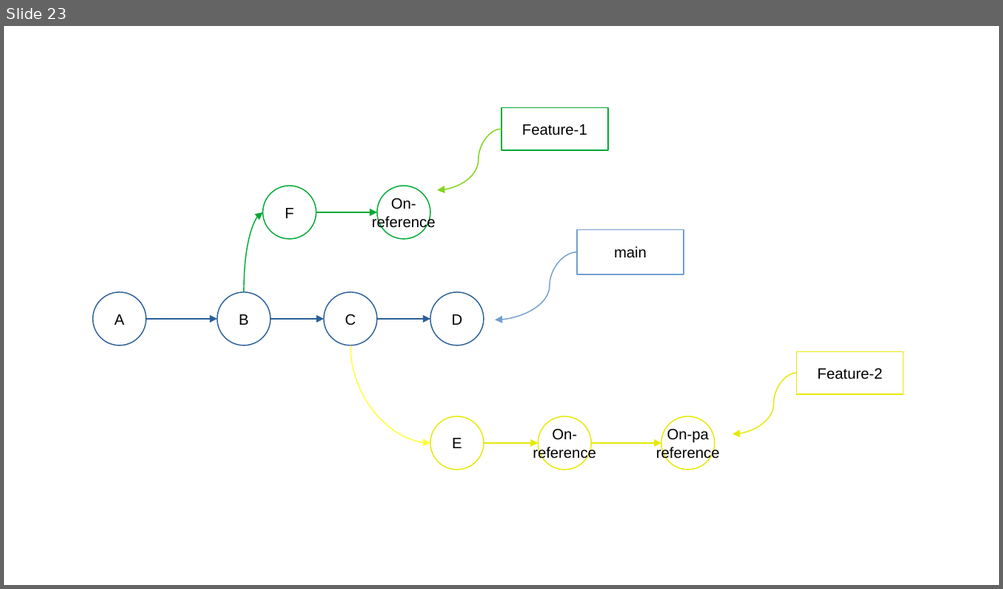
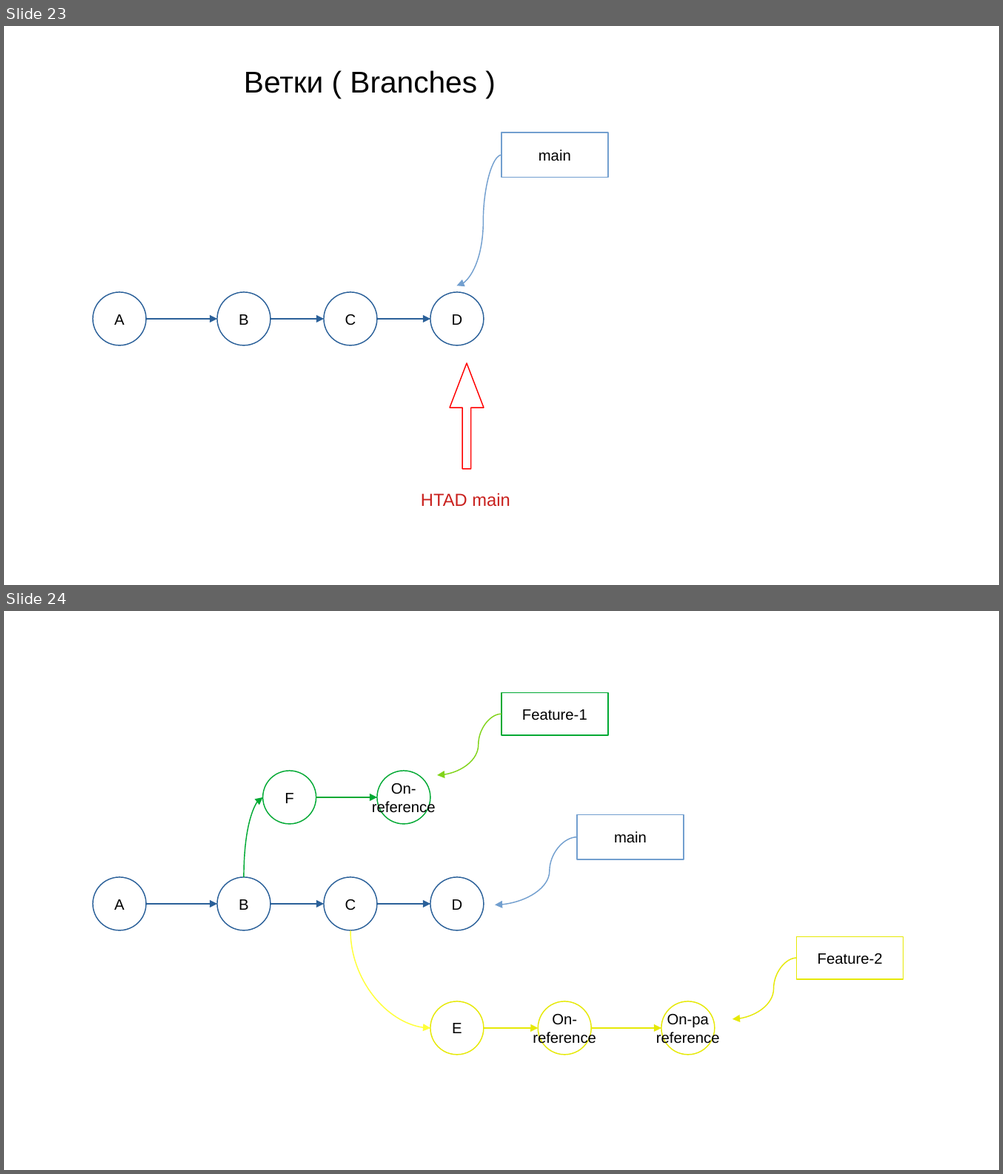
Before and after one commit to AndreevVE/GIT, a slide deck: Lecture 1 (3 hours)/GIT.odp. Shown one above the other, each under a label of ours: slide 23 before the commit, slides 23 and 24 after it. The pictures are 1003x589 and 1003x1174 pixels, drawn with LibreOffice and Linux fonts; fonts in the diff are those of the drawing. Boxes give left, top, right and bottom in pixels: in the first picture for what was removed or moved away, otherwise in the second. Text is boxed around its words. In the diff, an @@ line names an element or a change of style, - is before the commit and + after.

```diff
--- a/Lecture 1 (3 hours)/GIT.odp
+++ b/Lecture 1 (3 hours)/GIT.odp
@@ slide 23 added at [4, 26, 999, 585], background #FFFFFF @@
@@ text added at [244, 70, 477, 93], 24 pt, text #000000 @@
+Ветки ( Branches )
@@ rectangle added at [501, 133, 608, 178], fill #FFFFFF, outline #729FCF 0.85 pt, 12 pt, text #000000 @@
+main
@@ curved arrow added from (501, 155) to (457, 286), #729FCF 0.85 pt @@
@@ ellipse added at [93, 292, 145, 346], fill #FFFFFF, outline #2A6099 0.85 pt, 12 pt, text #000000 @@
+A
@@ ellipse added at [217, 292, 270, 346], fill #FFFFFF, outline #2A6099 0.85 pt, 12 pt, text #000000 @@
+B
@@ ellipse added at [324, 292, 377, 346], fill #FFFFFF, outline #2A6099 0.85 pt, 12 pt, text #000000 @@
+C
@@ ellipse added at [430, 292, 484, 346], fill #FFFFFF, outline #2A6099 0.85 pt, 12 pt, text #000000 @@
+D
@@ elbow arrow added from (145, 319) to (217, 319), #2A6099 0.85 pt @@
@@ elbow arrow added from (270, 319) to (324, 319), #2A6099 0.85 pt @@
@@ elbow arrow added from (377, 319) to (430, 319), #2A6099 0.85 pt @@
@@ right arrow added at [449, 364, 484, 469], fill #FFFFFF, outline #FF0000 0.85 pt @@
@@ text added at [421, 494, 509, 507], 14 pt, text #C9211E @@
+HTAD main
@@ what was slide 23 is now slide 24 @@
```
Also in this commit, not shown: 2 slides changed, 2 other files.
